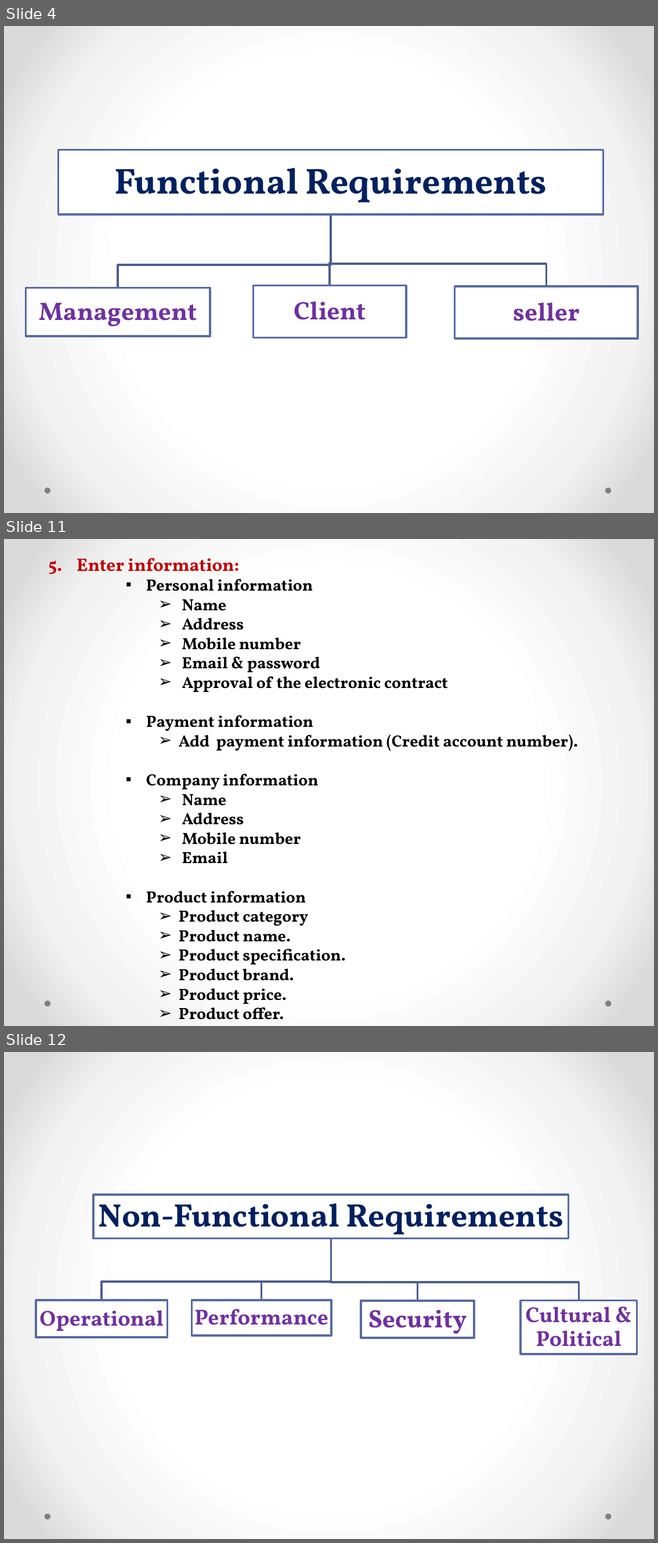
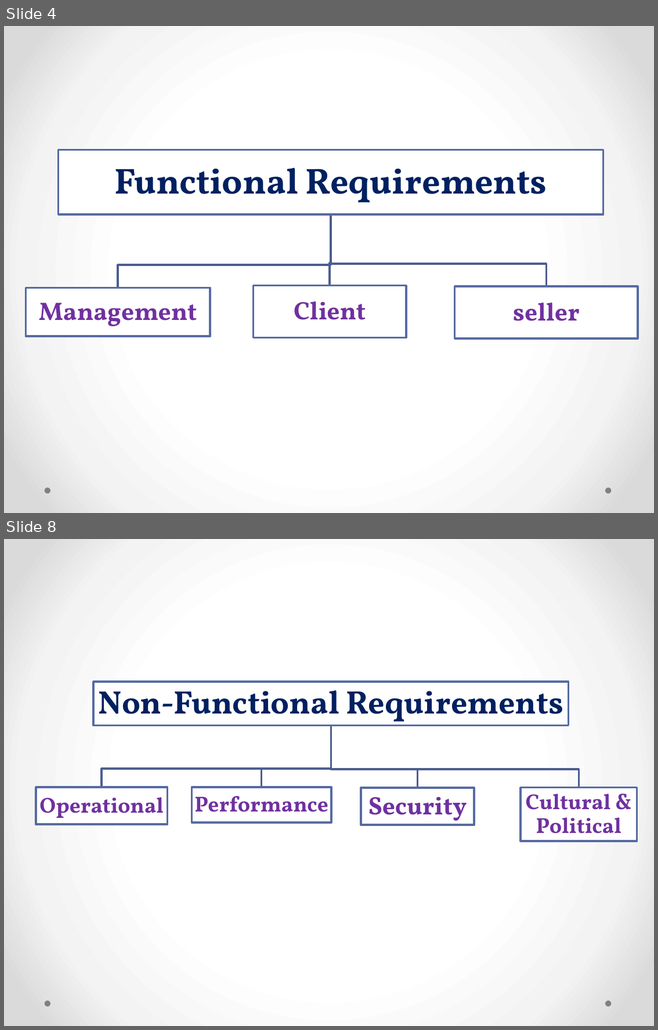
Before and after one commit to ahmedsharabasy/Furniture-online-store, a slide deck: System analysis/requirements specification document.pptx. Shown one above the other, each under a label of ours: slides 4, 11 and 12 before the commit, slides 4 and 8 after it; the slides between them are not shown. The pictures are 658x1543 and 658x1030 pixels, drawn with LibreOffice and Linux fonts; fonts in the diff are those of the drawing. Boxes give left, top, right and bottom in pixels: in the first picture for what was removed or moved away, otherwise in the second. Text is boxed around its words. In the diff, an @@ line names an element or a change of style, - is before the commit and + after.

```diff
--- a/System analysis/requirements specification document.pptx
+++ b/System analysis/requirements specification document.pptx
@@ slide 11 removed at box(4, 539, 654, 1026), background gradient #FFFFFF to #F4F4F4 to #DADADA; not listed: 2 template elements that a slide beside it also shows @@
@@ text removed at box(48, 558, 578, 1020) @@
-5. Enter information:
-▪ Personal information
-  ➢ Name
-  ➢ Address
-  ➢ Mobile number
-  ➢ Email & password
-  ➢ Approval of the electronic contract
-▪ Payment information
-  ➢ Add payment information (Credit account number).
-▪ Company information
-  ➢ Name
-  ➢ Address
-  ➢ Mobile number
-  ➢ Email
-▪ Product information
-  ➢ Product category
-  ➢ Product name.
-  ➢ Product specification.
-  ➢ Product brand.
-  ➢ Product price.
-  ➢ Product offer.
@@ what was slide 12 is now slide 8 @@
```
Also in this commit, not shown: 3 slides changed, 3 other slides removed, 46 other files.
